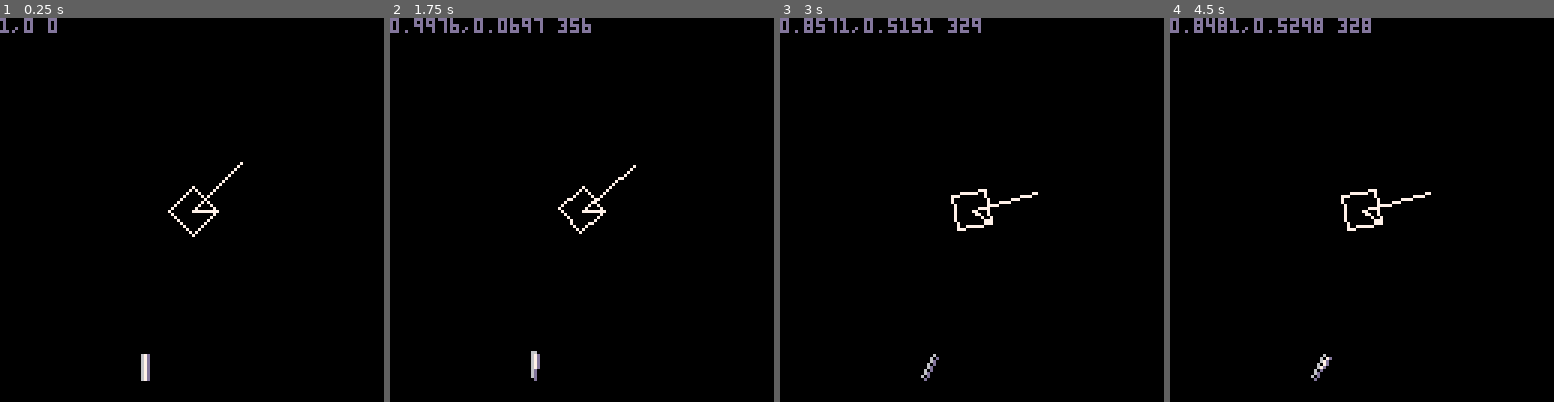
Above: before the commit, frames 1-4 (left to right).
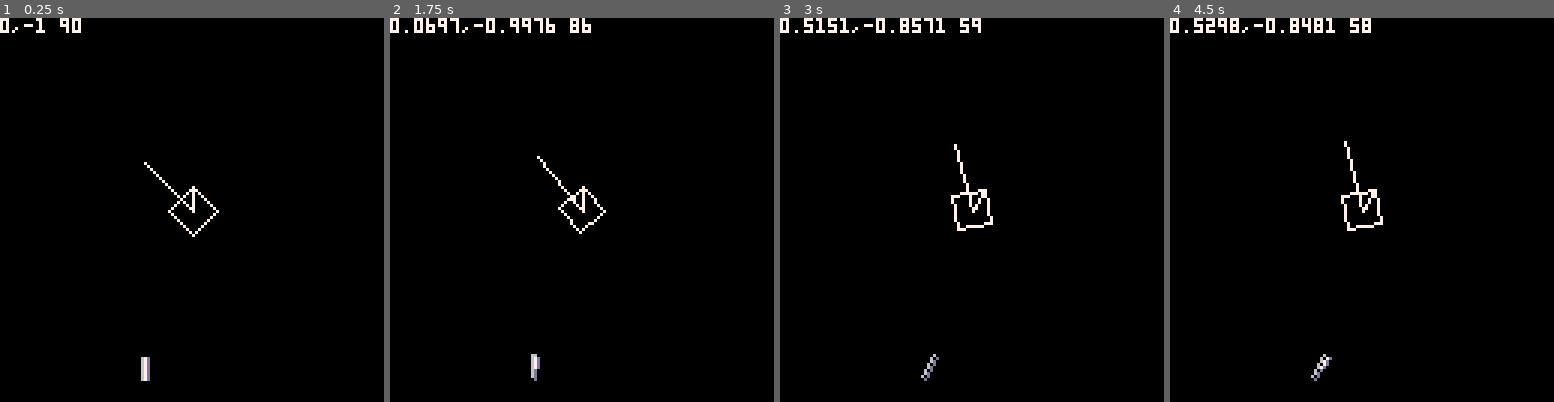
Above: after the commit, the same moments.

Repository: kallanreed/pico8_games
Game: PICO-8 cartridge rotate.p8
The game is run twice, just before and just after one commit, with the same random seed, the same clock (stepped at 60 frames per second) and the same inputs.
Inputs:
- Up to frame 1 (0.25 s): no input
- Up to frame 2 (1.75 s): hold Right from 1.6 s (still down)
- Up to frame 3 (3 s): release Right at 2.1 s; hold Right from 2.47 s (still down)
- Up to frame 4 (4.5 s): release Right at 3.03 s; hold Left 3.08-3.58 s; hold Right from 4.02 s (still down)

The runs differ from the first frame. In frame 1, 0.7% of the frame differs, in the area x 0-64%, y 0-89%; in frame 2, 1.4%; in frame 3, 1.4%; in frame 4, 1.5%, in the area x 0-68%, y 0-54%.

Commit message:
More rotate experiments
Signed-off-by: Kyle Reed <kallanreed@outlook.com>

Diff:
--- a/rotate.p8
+++ b/rotate.p8
@@ -3,7 +3,7 @@
 __lua__
 
 function _init()
-	a=0
+	a=90
 end
 
 function _update()
@@ -48,27 +48,25 @@
   {80,48}
  })
 
- local x1,y1,x2,y2=48,120,48,112
- local cols={6,6,7,7,13}
+ local x1,y1,x2,y2=48,120,56,120
 
- for i=1,#cols do
-  local ox=(i-3)/2
-  local rx1,ry1=rotate(x1+ox,y1,x1,y1,a)
-  local rx2,ry2=rotate(x2+ox,y2,x1,y1,a) line(rx1,ry1,rx2,ry2,7)
-  line(rx1,ry1,rx2,ry2,cols[i])
+ for i=1,5 do
+  local oy=(i-3)/2
+  local rx1,ry1=rotate(x1,y1+oy,x1,y1,a)
+  local rx2,ry2=rotate(x2,y2+oy,x1,y1,a)
+  tline(rx1,ry1,rx2,ry2,3,(i-1)/8)
  end
-
 
  print(ca..","..sa.." "..a)
 end
 __gfx__
 000000008888888889abc12e00aaaa00666666660000000000000000000000000000000000000000000000000000000000000000000000000000000000000000
-000000009999999989abc12e0aaaaaa0777777770000000000000000000000000000000000000000000000000000000000000000000000000000000000000000
-00700700aaaaaaaa89abc12eaa0aa0aadddddddd0000000000000000000000000000000000000000000000000000000000000000000000000000000000000000
-00077000bbbbbbbb89abc12eaaaaaaaa000000000000000000000000000000000000000000000000000000000000000000000000000000000000000000000000
-00077000cccccccc89abc12eaaaaaaaa000000000000000000000000000000000000000000000000000000000000000000000000000000000000000000000000
+000000009999999989abc12e0aaaaaa0666666660000000000000000000000000000000000000000000000000000000000000000000000000000000000000000
+00700700aaaaaaaa89abc12eaa0aa0aa777777770000000000000000000000000000000000000000000000000000000000000000000000000000000000000000
+00077000bbbbbbbb89abc12eaaaaaaaa777777770000000000000000000000000000000000000000000000000000000000000000000000000000000000000000
+00077000cccccccc89abc12eaaaaaaaadddddddd0000000000000000000000000000000000000000000000000000000000000000000000000000000000000000
 007007001111111189abc12eaa0aa0aa000000000000000000000000000000000000000000000000000000000000000000000000000000000000000000000000
 00000000dddddddd89abc12e0aa00aa0000000000000000000000000000000000000000000000000000000000000000000000000000000000000000000000000
 00000000eeeeeeee89abc12e00aaaa00000000000000000000000000000000000000000000000000000000000000000000000000000000000000000000000000
 __map__
-0102030000000000000000000000000000000000000000000000000000000000000000000000000000000000000000000000000000000000000000000000000000000000000000000000000000000000000000000000000000000000000000000000000000000000000000000000000000000000000000000000000000000000
+0102030400000000000000000000000000000000000000000000000000000000000000000000000000000000000000000000000000000000000000000000000000000000000000000000000000000000000000000000000000000000000000000000000000000000000000000000000000000000000000000000000000000000
